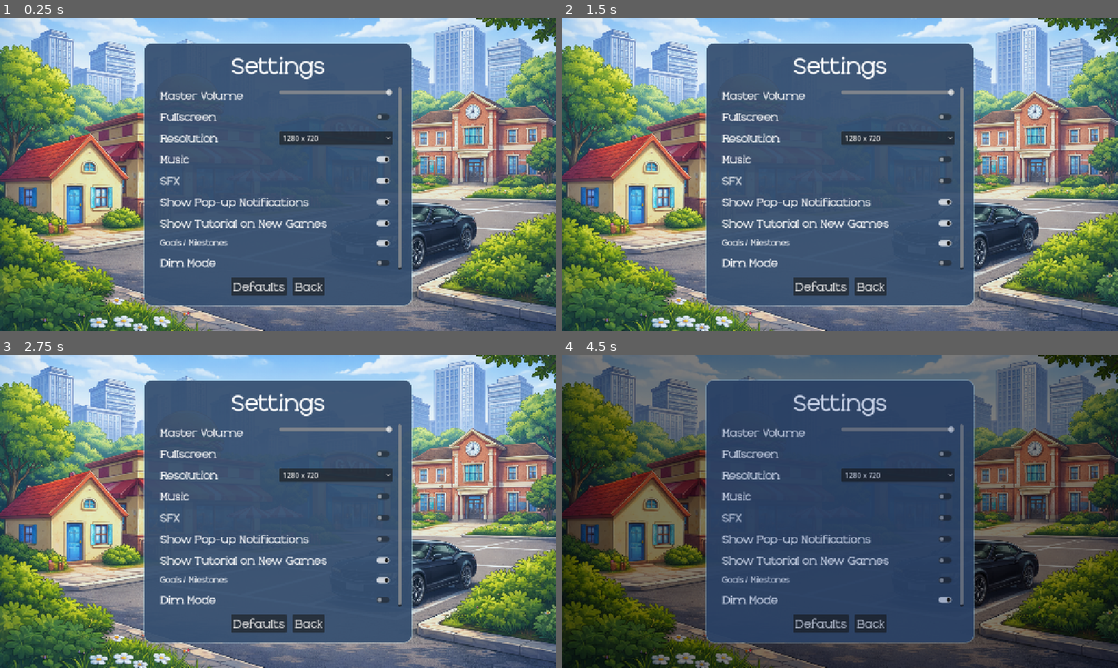
Above: before the commit, frames 1-4 (two rows, left to right).
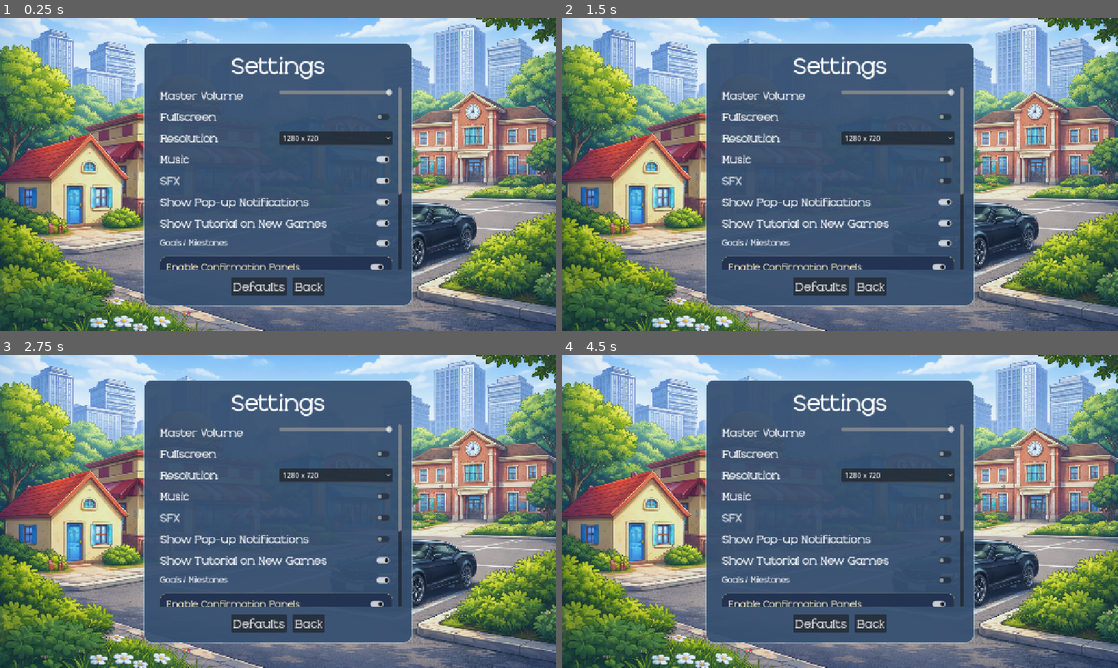
Above: after the commit, the same moments.

Repository: stevenpham-dev/Humble-LifeSim-Public
Game: Godot game, scene res://scenes/SettingsMenu.tscn
Two runs of this game, one before a commit and one after it. Both use one fixed random seed, a clock stepped at 60 frames per second and the inputs below. This scene is started directly instead of the project's main scene. Sound files missing from this copy of the repository are replaced by a short silence.
Inputs (mouse positions are in pixels of both pictures, inside the frame that each line leads up to):
- Up to frame 1 (0.25 s): no input
- Up to frame 2 (1.5 s): click (895, 158) at 0.5 s; click (895, 180) at 1.25 s
- Up to frame 3 (2.75 s): click (355, 539) at 2 s
- Up to frame 4 (4.5 s): click (923, 561) at 2.75 s; click (945, 580) at 3.5 s; click (895, 599) at 4.27 s

The runs differ from the first frame. In frame 1, 1.8% of the frame differs, in the area x 28-73%, y 56-81%; in frame 2, 1.8%; in frame 3, 1.8%; in frame 4, 63%, in the area x 0-100%, y 0-100%.

Commit message:
Add confirmation panel settings and F11 fullscreen
Add Settings controls for optional confirmation/result panels, including travel confirmations, Burger Town result panels, and delete-save confirmation. Add F11 fullscreen toggle that persists to SettingsData and add a Quit Game button to the main menu.

Diff:
--- a/scripts/BurgerMinigameScene.gd
+++ b/scripts/BurgerMinigameScene.gd
@@ -228,8 +228,25 @@
 		result_icon.texture = _load_texture(WRONG_IMAGE)
 		message_label.text = "Wrong order. Try again when ready."
 
-	result_overlay.visible = true
-	emit_signal("burger_minigame_action_completed", result)
+	if _should_show_result_panel():
+		result_overlay.visible = true
+		emit_signal("burger_minigame_action_completed", result)
+	else:
+		result_overlay.visible = false
+		emit_signal("burger_minigame_action_completed", result)
+		call_deferred("_auto_start_next_round")
+
+
+func _should_show_result_panel() -> bool:
+	if SettingsData != null and SettingsData.has_method("is_confirmation_enabled"):
+		return SettingsData.is_confirmation_enabled("burger_minigame_result")
+	return true
+
+
+func _auto_start_next_round() -> void:
+	if not is_inside_tree():
+		return
+	_start_round()
 
 
 func _load_texture(path: String) -> Texture2D:
--- a/scripts/GameRoot.gd
+++ b/scripts/GameRoot.gd
@@ -69,6 +69,11 @@
 
 func _unhandled_input(event: InputEvent) -> void:
 	if event is InputEventKey and event.pressed and not event.echo:
+		if event.keycode == KEY_F11:
+			_toggle_fullscreen_shortcut()
+			get_viewport().set_input_as_handled()
+			return
+
 		if _critical_modal_is_open():
 			_bring_critical_panels_to_front()
 			return
@@ -78,6 +83,15 @@
 
 		if event.keycode == KEY_I:
 			_toggle_inventory_panel()
+
+func _toggle_fullscreen_shortcut() -> void:
+	if SettingsData == null:
+		return
+	var enabled := SettingsData.toggle_fullscreen(true)
+	var text := "Fullscreen On" if enabled else "Fullscreen Off"
+	_set_message("%s. Press F11 to toggle fullscreen." % text)
+	_show_toast("Display", text, "FS")
+
 
 func _on_inventory_pressed() -> void:
 	_toggle_inventory_panel()
@@ -1420,6 +1434,12 @@
 
 
 func _show_travel_confirm(destination_title: String, travel_time_text: String, travel_cost_text: String, travel_effect_text: String, callback: Callable) -> void:
+	if SettingsData != null and SettingsData.has_method("is_confirmation_enabled") and not SettingsData.is_confirmation_enabled("travel"):
+		pending_travel_callback = Callable()
+		if callback.is_valid():
+			callback.call()
+		return
+
 	if travel_confirm_panel == null:
 		if callback.is_valid():
 			callback.call()
--- a/scripts/MainMenu.gd
+++ b/scripts/MainMenu.gd
@@ -15,6 +15,7 @@
 @onready var achievements_button: Button = $Center/Layout/AchievementsButton
 
 var project_info_button: Button = null
+var quit_game_button: Button = null
 var project_info_overlay: Control = null
 
 @onready var buttons := [
@@ -51,11 +52,25 @@
 	settings_button.pressed.connect(_on_settings_pressed)
 	achievements_button.pressed.connect(_on_achievements_pressed)
 	_ensure_project_info_button()
+	_ensure_quit_game_button()
 
 	continue_button.disabled = not SaveManager.has_any_saves()
 
 	_setup_button_anims()
 	_start_title_sway()
+
+
+func _unhandled_input(event: InputEvent) -> void:
+	if event is InputEventKey and event.pressed and not event.echo:
+		if event.keycode == KEY_F11:
+			_toggle_fullscreen_shortcut()
+			get_viewport().set_input_as_handled()
+
+
+func _toggle_fullscreen_shortcut() -> void:
+	_play_ui_click()
+	if SettingsData != null and SettingsData.has_method("toggle_fullscreen"):
+		SettingsData.toggle_fullscreen(true)
 
 
 func _play_ui_click() -> void:
@@ -140,6 +155,26 @@
 	layout_node.add_child(project_info_button)
 	buttons.append(project_info_button)
 
+
+
+func _ensure_quit_game_button() -> void:
+	if quit_game_button != null:
+		return
+
+	var layout_node := $Center/Layout
+	quit_game_button = Button.new()
+	quit_game_button.name = "QuitGameButton"
+	quit_game_button.text = "Quit Game"
+	quit_game_button.focus_mode = Control.FOCUS_NONE
+	quit_game_button.add_theme_font_size_override("font_size", 32)
+	quit_game_button.pressed.connect(_on_quit_game_pressed)
+	layout_node.add_child(quit_game_button)
+	buttons.append(quit_game_button)
+
+
+func _on_quit_game_pressed() -> void:
+	_play_ui_click()
+	get_tree().quit()
 
 func _on_project_info_pressed() -> void:
 	_play_ui_click()
--- a/scripts/SaveSlotsMenu.gd
+++ b/scripts/SaveSlotsMenu.gd
@@ -556,6 +556,11 @@
 		return
 
 	_pending_delete_slot_id = slot_id
+
+	if not _should_show_delete_confirmation():
+		_delete_slot_now(slot_id)
+		return
+
 	if delete_confirm_label != null:
 		delete_confirm_label.text = "Are you sure you want to delete Slot %d forever?" % slot_id
 	if delete_confirm_overlay != null:
@@ -570,7 +575,11 @@
 		_cancel_delete()
 		return
 
-	var deleted_slot := _pending_delete_slot_id
+	_delete_slot_now(_pending_delete_slot_id)
+
+
+func _delete_slot_now(slot_id: int) -> void:
+	var deleted_slot := slot_id
 	_pending_delete_slot_id = -1
 	if delete_confirm_overlay != null:
 		delete_confirm_overlay.visible = false
@@ -585,6 +594,12 @@
 		_set_message("That slot was already empty.")
 
 	_rebuild_slots()
+
+
+func _should_show_delete_confirmation() -> bool:
+	if SettingsData != null and SettingsData.has_method("is_confirmation_enabled"):
+		return SettingsData.is_confirmation_enabled("save_delete")
+	return true
 
 
 func _cancel_delete() -> void:
--- a/scripts/SettingsData.gd
+++ b/scripts/SettingsData.gd
@@ -1,4 +1,3 @@
-
 extends Node
 
 signal settings_changed
@@ -17,6 +16,12 @@
 const DEFAULT_DIM_MODE_ENABLED := false
 const DEFAULT_SHOW_TUTORIAL_ON_NEW_GAME := true
 const DEFAULT_GOALS_MILESTONES_ENABLED := true
+const DEFAULT_CONFIRMATION_PANELS_ENABLED := true
+const DEFAULT_CONFIRMATION_PANEL_OPTIONS := {
+	"travel": true,
+	"burger_minigame_result": true,
+	"save_delete": true
+}
 
 # Audio
 var master_volume: float = DEFAULT_MASTER_VOLUME
@@ -32,6 +37,8 @@
 var dim_mode_enabled: bool = DEFAULT_DIM_MODE_ENABLED
 var show_tutorial_on_new_game: bool = DEFAULT_SHOW_TUTORIAL_ON_NEW_GAME
 var goals_milestones_enabled: bool = DEFAULT_GOALS_MILESTONES_ENABLED
+var confirmation_panels_enabled: bool = DEFAULT_CONFIRMATION_PANELS_ENABLED
+var confirmation_panel_options: Dictionary = DEFAULT_CONFIRMATION_PANEL_OPTIONS.duplicate(true)
 
 func set_defaults() -> void:
 	master_volume = DEFAULT_MASTER_VOLUME
@@ -43,6 +50,79 @@
 	dim_mode_enabled = DEFAULT_DIM_MODE_ENABLED
 	show_tutorial_on_new_game = DEFAULT_SHOW_TUTORIAL_ON_NEW_GAME
 	goals_milestones_enabled = DEFAULT_GOALS_MILESTONES_ENABLED
+	confirmation_panels_enabled = DEFAULT_CONFIRMATION_PANELS_ENABLED
+	confirmation_panel_options = DEFAULT_CONFIRMATION_PANEL_OPTIONS.duplicate(true)
+
+
+func get_confirmation_panel_definitions() -> Array[Dictionary]:
+	return [
+		{
+			"id": "travel",
+			"name": "Travel Confirmations",
+			"description": "Show the destination, travel time, and travel cost before moving."
+		},
+		{
+			"id": "burger_minigame_result",
+			"name": "Burger Town Result Panel",
+			"description": "Show the Play Again / No More result panel after each burger round."
+		},
+		{
+			"id": "save_delete",
+			"name": "Delete Save Confirmation",
+			"description": "Ask before permanently deleting a save slot."
+		}
+	]
+
+
+func is_confirmation_enabled(panel_id: String) -> bool:
+	if not confirmation_panels_enabled:
+		return false
+	return get_confirmation_panel_option_stored(panel_id)
+
+
+func get_confirmation_panel_option_stored(panel_id: String) -> bool:
+	_ensure_confirmation_panel_option(panel_id)
+	return bool(confirmation_panel_options.get(panel_id, true))
+
+
+func set_confirmation_panel_option(panel_id: String, enabled: bool) -> void:
+	_ensure_confirmation_panel_option(panel_id)
+	confirmation_panel_options[panel_id] = enabled
+
+
+func _ensure_confirmation_panel_option(panel_id: String) -> void:
+	if panel_id == "":
+		return
+	if not confirmation_panel_options.has(panel_id):
+		confirmation_panel_options[panel_id] = bool(DEFAULT_CONFIRMATION_PANEL_OPTIONS.get(panel_id, true))
+
+
+func _load_confirmation_panel_options(cfg: ConfigFile) -> void:
+	confirmation_panel_options = DEFAULT_CONFIRMATION_PANEL_OPTIONS.duplicate(true)
+	for definition in get_confirmation_panel_definitions():
+		var panel_id := str(definition.get("id", ""))
+		if panel_id == "":
+			continue
+		var key := "confirmation_panel_%s" % panel_id
+		confirmation_panel_options[panel_id] = bool(cfg.get_value(SECTION, key, DEFAULT_CONFIRMATION_PANEL_OPTIONS.get(panel_id, true)))
+
+
+func _save_confirmation_panel_options(cfg: ConfigFile) -> void:
+	for definition in get_confirmation_panel_definitions():
+		var panel_id := str(definition.get("id", ""))
+		if panel_id == "":
+			continue
+		_ensure_confirmation_panel_option(panel_id)
+		var key := "confirmation_panel_%s" % panel_id
+		cfg.set_value(SECTION, key, bool(confirmation_panel_options.get(panel_id, true)))
+
+
+func toggle_fullscreen(save_after: bool = true) -> bool:
+	fullscreen = not fullscreen
+	apply_settings()
+	if save_after:
+		save_settings()
+	return fullscreen
 
 func reset_to_defaults() -> void:
 	set_defaults()
@@ -64,6 +144,8 @@
 		dim_mode_enabled = bool(cfg.get_value(SECTION, "dim_mode_enabled", DEFAULT_DIM_MODE_ENABLED))
 		show_tutorial_on_new_game = bool(cfg.get_value(SECTION, "show_tutorial_on_new_game", DEFAULT_SHOW_TUTORIAL_ON_NEW_GAME))
 		goals_milestones_enabled = bool(cfg.get_value(SECTION, "goals_milestones_enabled", DEFAULT_GOALS_MILESTONES_ENABLED))
+		confirmation_panels_enabled = bool(cfg.get_value(SECTION, "confirmation_panels_enabled", DEFAULT_CONFIRMATION_PANELS_ENABLED))
+		_load_confirmation_panel_options(cfg)
 
 		var w := int(cfg.get_value(SECTION, "res_w", DEFAULT_RESOLUTION.x))
 		var h := int(cfg.get_value(SECTION, "res_h", DEFAULT_RESOLUTION.y))
@@ -81,6 +163,8 @@
 	cfg.set_value(SECTION, "dim_mode_enabled", dim_mode_enabled)
 	cfg.set_value(SECTION, "show_tutorial_on_new_game", show_tutorial_on_new_game)
 	cfg.set_value(SECTION, "goals_milestones_enabled", goals_milestones_enabled)
+	cfg.set_value(SECTION, "confirmation_panels_enabled", confirmation_panels_enabled)
+	_save_confirmation_panel_options(cfg)
 	cfg.set_value(SECTION, "res_w", resolution.x)
 	cfg.set_value(SECTION, "res_h", resolution.y)
 	cfg.save(SAVE_PATH)
--- a/scripts/SettingsMenu.gd
+++ b/scripts/SettingsMenu.gd
@@ -1,4 +1,3 @@
-
 extends Control
 
 @onready var background: TextureRect = $Background
@@ -14,6 +13,10 @@
 @onready var tutorial_toggle: CheckButton = $Center/Panel/Layout/ScrollContainer/ScrollContentMargin/ScrollContent/TutorialRow/TutorialToggle
 @onready var dim_mode_toggle: CheckButton = $Center/Panel/Layout/ScrollContainer/ScrollContentMargin/ScrollContent/DimModeRow/DimModeToggle
 var goals_toggle: CheckButton = null
+var confirmation_master_toggle: CheckButton = null
+var confirmation_options_container: VBoxContainer = null
+var confirmation_option_toggles: Dictionary = {}
+var _font: Font = preload("res://assets/fonts/fonts.ttf")
 
 @onready var resolution_option: OptionButton = $Center/Panel/Layout/ScrollContainer/ScrollContentMargin/ScrollContent/ResolutionRow/ResolutionOption
 
@@ -39,6 +42,7 @@
 
 	_setup_resolution_dropdown()
 	_setup_goals_toggle()
+	_setup_confirmation_panel_settings()
 	_sync_ui_from_settings()
 	_select_resolution(SettingsData.resolution)
 
@@ -51,6 +55,12 @@
 	dim_mode_toggle.toggled.connect(_on_dim_mode_toggled)
 	if goals_toggle != null:
 		goals_toggle.toggled.connect(_on_goals_toggled)
+	if confirmation_master_toggle != null:
+		confirmation_master_toggle.toggled.connect(_on_confirmation_master_toggled)
+	for panel_id in confirmation_option_toggles.keys():
+		var option_toggle := confirmation_option_toggles[panel_id] as CheckButton
+		if option_toggle != null:
+			option_toggle.toggled.connect(_on_confirmation_option_toggled.bind(str(panel_id)))
 	resolution_option.item_selected.connect(_on_resolution_selected)
 
 	defaults_button.pressed.connect(_on_defaults_pressed)
@@ -93,6 +103,178 @@
 		scroll_content.move_child(row, dim_row.get_index())
 	else:
 		scroll_content.add_child(row)
+
+
+func _setup_confirmation_panel_settings() -> void:
+	var scroll_content := get_node_or_null("Center/Panel/Layout/ScrollContainer/ScrollContentMargin/ScrollContent")
+	if scroll_content == null:
+		return
+
+	var existing := scroll_content.get_node_or_null("ConfirmationPanelSettings")
+	if existing != null:
+		confirmation_master_toggle = existing.get_node_or_null("Content/HeaderRow/ConfirmationMasterToggle") as CheckButton
+		confirmation_options_container = existing.get_node_or_null("Content/OptionsList") as VBoxContainer
+		_reconnect_existing_confirmation_options()
+		return
+
+	var panel := PanelContainer.new()
+	panel.name = "ConfirmationPanelSettings"
+	panel.size_flags_horizontal = Control.SIZE_EXPAND_FILL
+	panel.add_theme_stylebox_override("panel", _make_confirmation_panel_style())
+
+	var content := VBoxContainer.new()
+	content.name = "Content"
+	content.add_theme_constant_override("separation", 8)
+	panel.add_child(content)
+
+	var header_row := HBoxContainer.new()
+	header_row.name = "HeaderRow"
+	header_row.add_theme_constant_override("separation", 12)
+	content.add_child(header_row)
+
+	var title_label := _make_settings_label("Enable Confirmation Panels", 22, Color(1.0, 0.95, 0.78, 1.0))
+	title_label.size_flags_horizontal = Control.SIZE_EXPAND_FILL
+	header_row.add_child(title_label)
+
+	confirmation_master_toggle = CheckButton.new()
+	confirmation_master_toggle.name = "ConfirmationMasterToggle"
+	confirmation_master_toggle.text = ""
+	header_row.add_child(confirmation_master_toggle)
+
+	var helper_label := _make_settings_label("Turn this off to skip all optional confirmation/result panels. Your custom list choices are remembered and come back when this is turned on again.", 15, Color(0.82, 0.88, 1.0, 1.0))
+	helper_label.autowrap_mode = TextServer.AUTOWRAP_WORD_SMART
+	content.add_child(helper_label)
+
+	var list_label := _make_settings_label("List", 18, Color(1.0, 1.0, 1.0, 1.0))
+	content.add_child(list_label)
+
+	confirmation_options_container = VBoxContainer.new()
+	confirmation_options_container.name = "OptionsList"
+	confirmation_options_container.add_theme_constant_override("separation", 6)
+	content.add_child(confirmation_options_container)
+
+	_build_confirmation_option_rows()
+
+	var dim_row := scroll_content.get_node_or_null("DimModeRow")
+	if dim_row != null:
+		scroll_content.add_child(panel)
+		scroll_content.move_child(panel, dim_row.get_index())
+	else:
+		scroll_content.add_child(panel)
+
+
+func _reconnect_existing_confirmation_options() -> void:
+	confirmation_option_toggles.clear()
+	if confirmation_options_container == null:
+		return
+	for row in confirmation_options_container.get_children():
+		if not (row is HBoxContainer):
+			continue
+		var panel_id := str(row.get_meta("panel_id", ""))
+		var option_toggle := row.get_node_or_null("OptionToggle") as CheckButton
+		if panel_id != "" and option_toggle != null:
+			confirmation_option_toggles[panel_id] = option_toggle
+
+
+func _build_confirmation_option_rows() -> void:
+	if confirmation_options_container == null:
+		return
+
+	for child in confirmation_options_container.get_children():
+		child.queue_free()
+	confirmation_option_toggles.clear()
+
+	for definition in SettingsData.get_confirmation_panel_definitions():
+		var panel_id := str(definition.get("id", ""))
+		if panel_id == "":
+			continue
+
+		var row := HBoxContainer.new()
+		row.name = "ConfirmationOption_%s" % panel_id
+		row.set_meta("panel_id", panel_id)
+		row.add_theme_constant_override("separation", 10)
+		confirmation_options_container.add_child(row)
+
+		var text_column := VBoxContainer.new()
+		text_column.size_flags_horizontal = Control.SIZE_EXPAND_FILL
+		text_column.add_theme_constant_override("separation", 2)
+		row.add_child(text_column)
+
+		var name_label := _make_settings_label(str(definition.get("name", panel_id)), 17, Color(1.0, 1.0, 1.0, 1.0))
+		text_column.add_child(name_label)
+
+		var description_label := _make_settings_label(str(definition.get("description", "")), 13, Color(0.76, 0.82, 0.92, 1.0))
+		description_label.autowrap_mode = TextServer.AUTOWRAP_WORD_SMART
+		text_column.add_child(description_label)
+
+		var option_toggle := CheckButton.new()
+		option_toggle.name = "OptionToggle"
+		option_toggle.text = ""
+		row.add_child(option_toggle)
+		confirmation_option_toggles[panel_id] = option_toggle
+
+
+func _sync_confirmation_ui_from_settings() -> void:
+	var master_on := true
+	if SettingsData != null:
+		master_on = SettingsData.confirmation_panels_enabled
+
+	if confirmation_master_toggle != null:
+		confirmation_master_toggle.button_pressed = master_on
+
+	for panel_id in confirmation_option_toggles.keys():
+		var option_toggle := confirmation_option_toggles[panel_id] as CheckButton
+		if option_toggle == null:
+			continue
+		option_toggle.disabled = not master_on
+		if master_on:
+			option_toggle.button_pressed = SettingsData.get_confirmation_panel_option_stored(str(panel_id))
+		else:
+			option_toggle.button_pressed = false
+
+
+func _on_confirmation_master_toggled(on: bool) -> void:
+	AudioManager.play_ui_click()
+	SettingsData.confirmation_panels_enabled = on
+	SettingsData.save_settings()
+	_sync_confirmation_ui_from_settings()
+
+
+func _on_confirmation_option_toggled(on: bool, panel_id: String) -> void:
+	if not SettingsData.confirmation_panels_enabled:
+		_sync_confirmation_ui_from_settings()
+		return
+	AudioManager.play_ui_click()
+	SettingsData.set_confirmation_panel_option(panel_id, on)
+	SettingsData.save_settings()
+
+
+func _make_settings_label(text_value: String, font_size: int, color: Color) -> Label:
+	var label := Label.new()
+	label.text = text_value
+	label.add_theme_font_override("font", _font)
+	label.add_theme_font_size_override("font_size", font_size)
+	label.add_theme_color_override("font_color", color)
+	return label
+
+
+func _make_confirmation_panel_style() -> StyleBoxFlat:
+	var style := StyleBoxFlat.new()
+	style.bg_color = Color(0.13, 0.19, 0.31, 0.92)
+	style.border_width_left = 1
+	style.border_width_top = 1
+	style.border_width_right = 1
+	style.border_width_bottom = 1
+	style.border_color = Color(0.95, 0.82, 0.40, 0.22)
+	style.corner_radius_top_left = 14
+	style.corner_radius_top_right = 14
+	style.corner_radius_bottom_left = 14
+	style.corner_radius_bottom_right = 14
+	style.content_margin_left = 14
+	style.content_margin_top = 12
+	style.content_margin_right = 14
+	style.content_margin_bottom = 12
+	return style
 
 func _sync_ui_from_settings() -> void:
 	slider.value = SettingsData.master_volume
@@ -104,6 +286,7 @@
 	dim_mode_toggle.button_pressed = SettingsData.dim_mode_enabled
 	if goals_toggle != null:
 		goals_toggle.button_pressed = SettingsData.goals_milestones_enabled
+	_sync_confirmation_ui_from_settings()
 	_apply_visual_settings_to_menu()
 
 func _apply_random_background() -> void:
@@ -133,6 +316,20 @@
 	SettingsData.apply_settings()
 	SettingsData.save_settings()
 
+func _unhandled_input(event: InputEvent) -> void:
+	if event is InputEventKey and event.pressed and not event.echo:
+		if event.keycode == KEY_F11:
+			_toggle_fullscreen_shortcut()
+			get_viewport().set_input_as_handled()
+
+
+func _toggle_fullscreen_shortcut() -> void:
+	AudioManager.play_ui_click()
+	SettingsData.toggle_fullscreen(true)
+	if fullscreen_toggle != null:
+		fullscreen_toggle.set_pressed_no_signal(SettingsData.fullscreen)
+
+
 func _on_fullscreen_toggled(on: bool) -> void:
 	AudioManager.play_ui_click()
 	SettingsData.fullscreen = on
